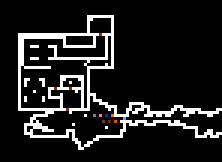
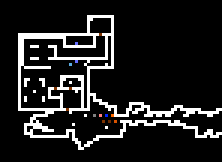
Layer changes from the first 222x162 image to the second:
painted on "coisas" over box(75, 42, 78, 63)
